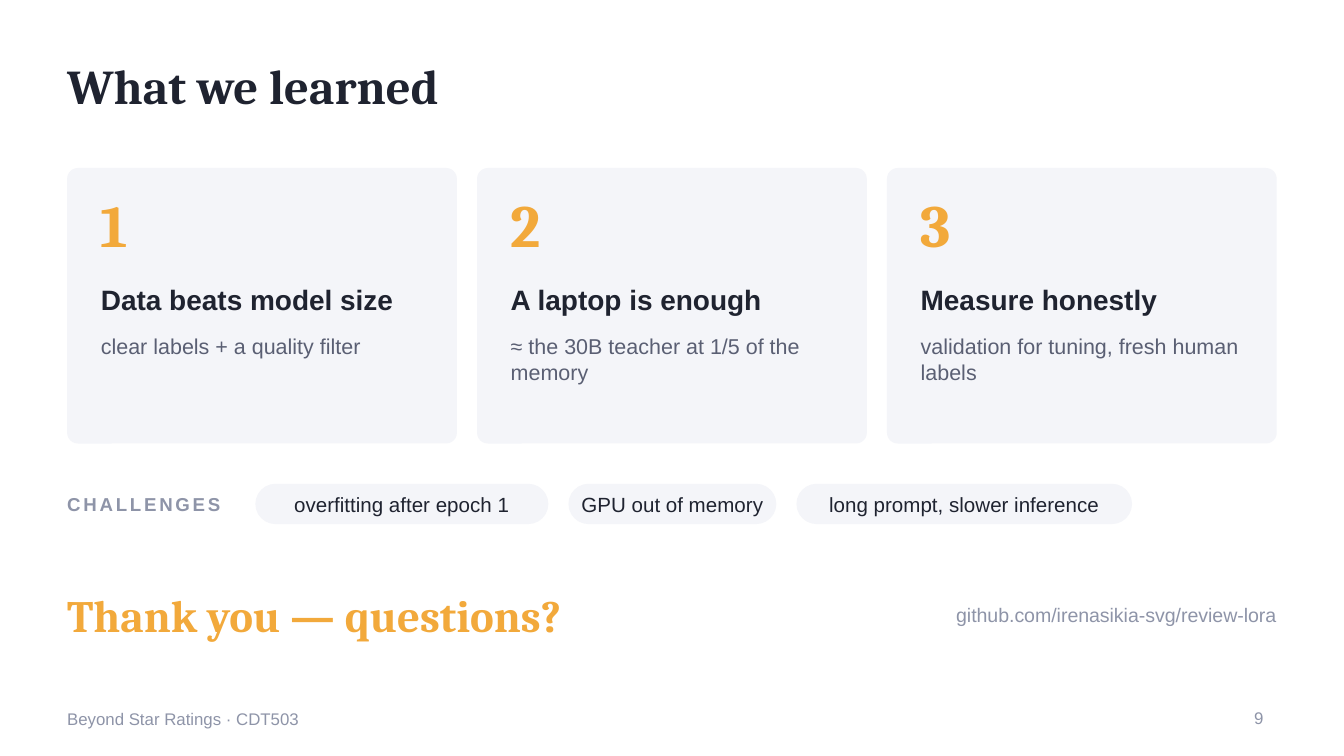
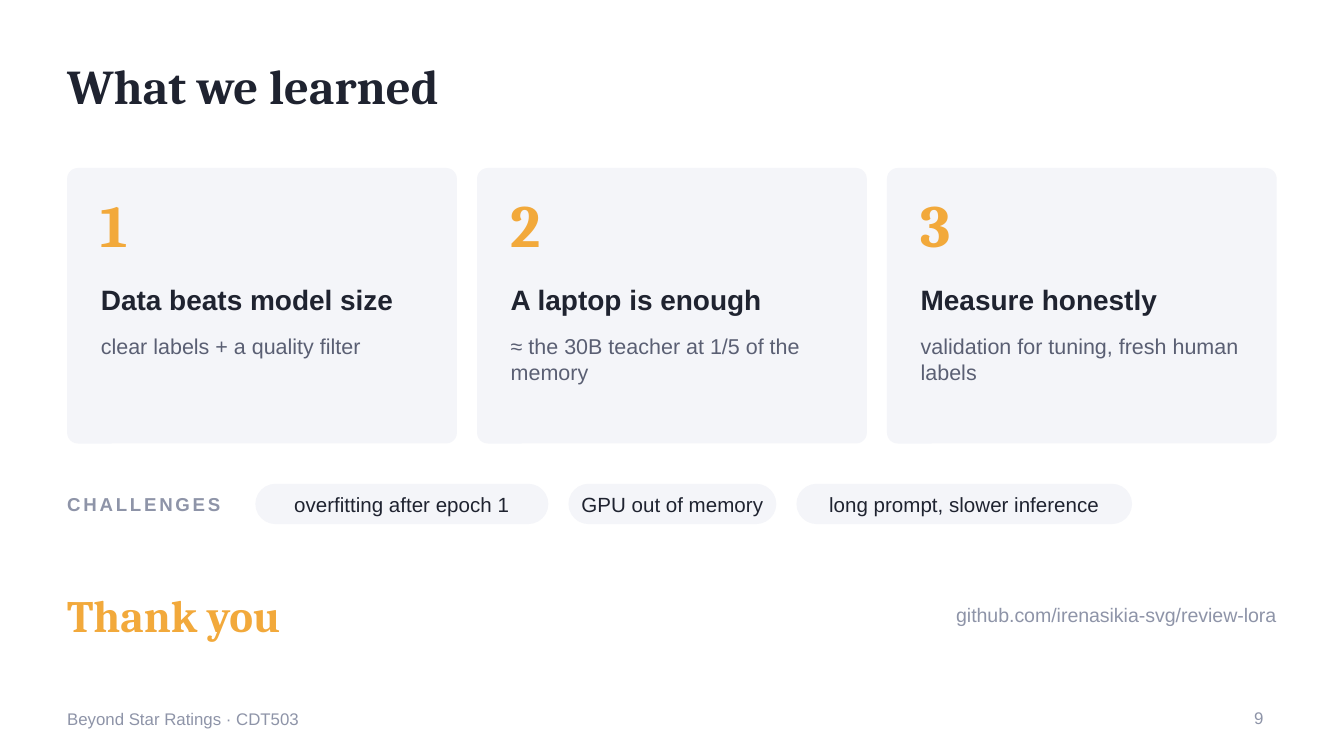
Before and after one commit to irenasikia-svg/review-lora, a slide deck: slide 9 of cdt503/presentation/CDT503_BeyondStarRatings_slides.pptx. Drawn at 1344x756 pixels with LibreOffice and Linux fonts; fonts in the diff are those of the drawing. Boxes give left, top, right and bottom in pixels: in the first picture for what was removed or moved away, otherwise in the second. Text is boxed around its words. In the diff, an @@ line names an element or a change of style, - is before the commit and + after.

```diff
--- a/cdt503/presentation/CDT503_BeyondStarRatings_slides.pptx
+++ b/cdt503/presentation/CDT503_BeyondStarRatings_slides.pptx
@@ text at (x1=67, y1=601, x2=280, y2=642): text changed @@
-Thank you — questions?
+Thank you
```
Also in this commit, not shown: 14 other files.
